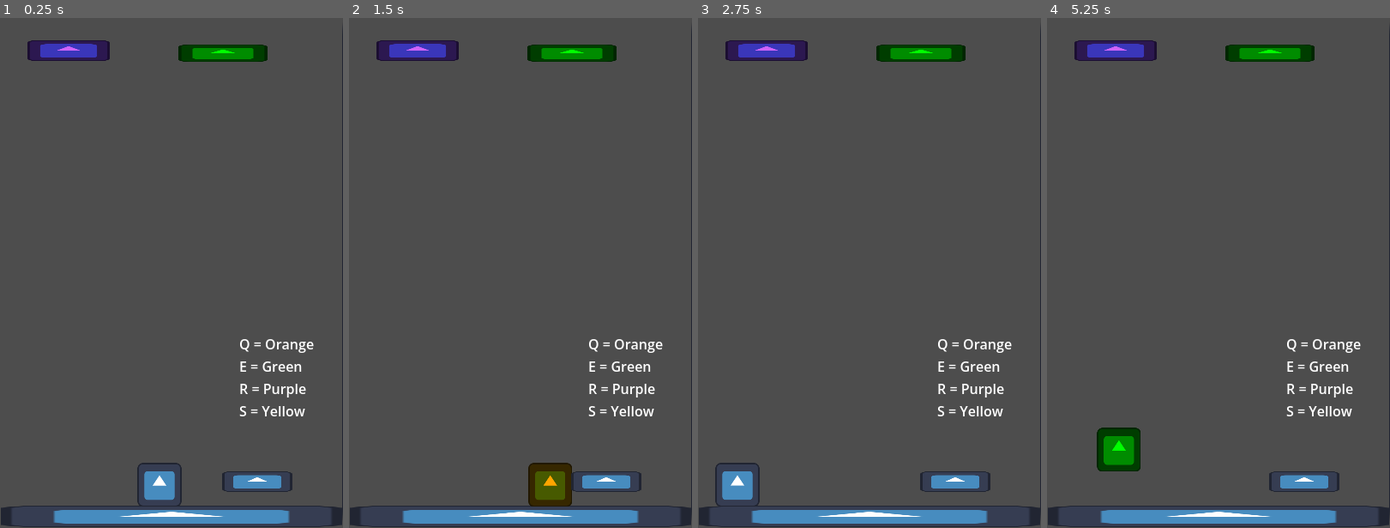
Above: before the commit, frames 1-4 (left to right).
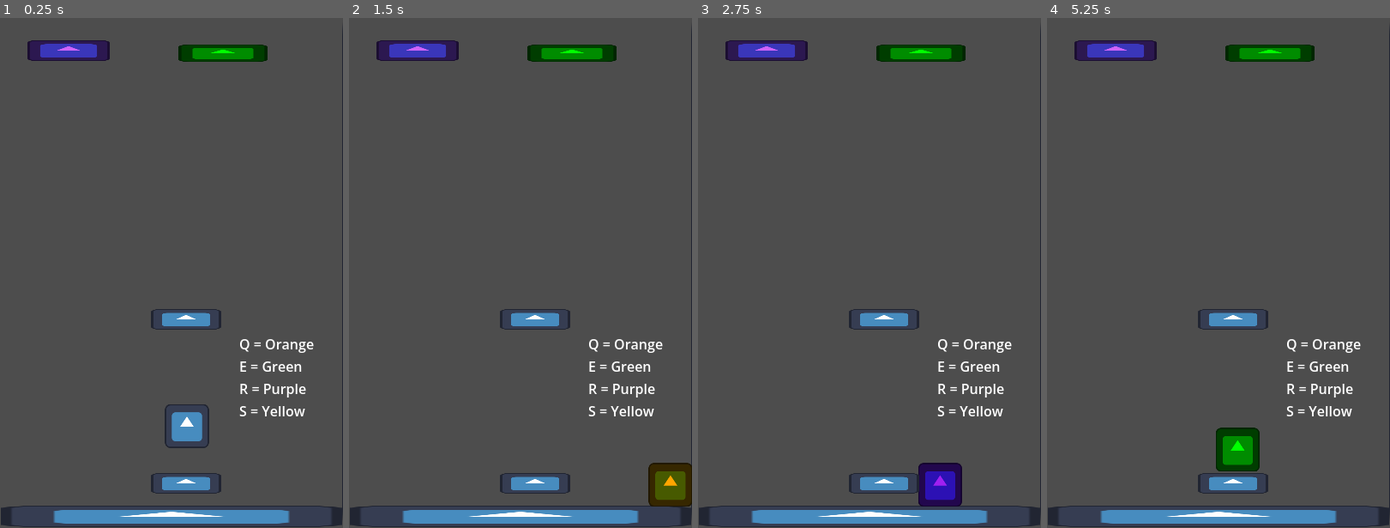
Above: after the commit, the same moments.

Repository: Abbby1007/Melanotaenia-4.0
Game: Godot game, scene res://Levels/tutorial.tscn
Same seed, same stepped clock (60 frames per second), same inputs: the game is played once before the commit and once after it. The engine's default icon, where the game draws it, is replaced by a stand-in: a white triangle on a blue panel in a dark square.
Inputs (mouse positions are in pixels of both pictures, inside the frame that each line leads up to):
- Up to frame 1 (0.25 s): no input
- Up to frame 2 (1.5 s): tap Enter at 0.5 s; move the mouse to (595, 237) at 0.52 s; hold Right (move_right) from 0.53 s (still down); tap E (green) at 0.6 s; click (595, 237) at 0.67 s; tap Space (Jump) at 0.77 s; move the mouse to (451, 288) at 1.27 s; tap Q (orange) at 1.35 s
- Up to frame 3 (2.75 s): tap Space (Jump) at 1.52 s; move the mouse to (903, 145) at 2.02 s; release Right (move_right) at 2.03 s; hold Left (move_left) from 2.03 s (still down); tap R (purple) at 2.1 s
- Up to frame 4 (5.25 s): move the mouse to (1201, 369) at 2.77 s; release Left (move_left) at 2.78 s; hold Right (move_right) 2.78-4.28 s; tap S (yellow) at 2.85 s; click (1201, 369) at 2.92 s; tap Space (Jump) at 3.02, 3.77, 4.52 s; move the mouse to (1321, 339) at 3.52 s; tap Alt at 3.6 s; move the mouse to (1115, 181) at 4.27 s; hold Left (move_left) 4.28-5.03 s; tap Shift at 4.35 s; move the mouse to (1235, 262) at 5.02 s; hold Right (move_right) from 5.03 s (still down); tap E (green) at 5.1 s; click (1235, 262) at 5.17 s

The runs differ from the first frame. In frame 1, 2.5% of the frame differs, in the area x 40-86%, y 57-96%; in frame 2, 3.3%; in frame 3, 2.9%; in frame 4, 3.6%, in the area x 14-86%, y 57-94%.

Commit message:
change some killplatform stuff

Diff:
--- a/Levels/tutorial.tscn
+++ b/Levels/tutorial.tscn
@@ -75,8 +75,12 @@
 scale = Vector2(0.5234199, 0.52853525)
 
 [node name="Player" parent="." unique_id=1764254399 instance=ExtResource("2_lalqu")]
-position = Vector2(186, 546)
+position = Vector2(218, 511)
 
 [node name="killPlatform" parent="." unique_id=1305971858 instance=ExtResource("6_mscth")]
-position = Vector2(300, 566)
+position = Vector2(217, 568)
 scale = Vector2(0.44000125, 0.5200006)
+
+[node name="killPlatform2" parent="." unique_id=1715022073 instance=ExtResource("6_mscth")]
+position = Vector2(217, 377)
+scale = Vector2(0.44000125, 0.5200006)
--- a/kill_platform.tscn
+++ b/kill_platform.tscn
@@ -4,10 +4,10 @@
 [ext_resource type="Script" uid="uid://cscqm2joi200q" path="res://kill_platform.gd" id="1_vansf"]
 
 [sub_resource type="RectangleShape2D" id="RectangleShape2D_inp12"]
-size = Vector2(0.08142264, 0.13202879)
+size = Vector2(0.08142264, 0.017221197)
 
 [sub_resource type="RectangleShape2D" id="RectangleShape2D_vansf"]
-size = Vector2(182, 43)
+size = Vector2(184, 43)
 
 [node name="killPlatform" type="StaticBody2D" unique_id=201136178 groups=["paddles"]]
 position = Vector2(147, 185)
@@ -23,12 +23,13 @@
 scale = Vector2(-2259.8132, -348.40887)
 
 [node name="CollisionShape2D" type="CollisionShape2D" parent="Area2D" unique_id=926169051]
-position = Vector2(-0.040268794, -0.100456685)
+position = Vector2(-0.040268794, -0.043052852)
 scale = Vector2(0.9999999, 1)
 shape = SubResource("RectangleShape2D_inp12")
 
 [node name="CollisionShape2D" type="CollisionShape2D" parent="." unique_id=1883029204]
-position = Vector2(0, -0.5)
+position = Vector2(0, -20)
+scale = Vector2(1, 0.16000247)
 shape = SubResource("RectangleShape2D_vansf")
 
 [connection signal="body_entered" from="Area2D" to="." method="_on_area_2d_body_entered"]
